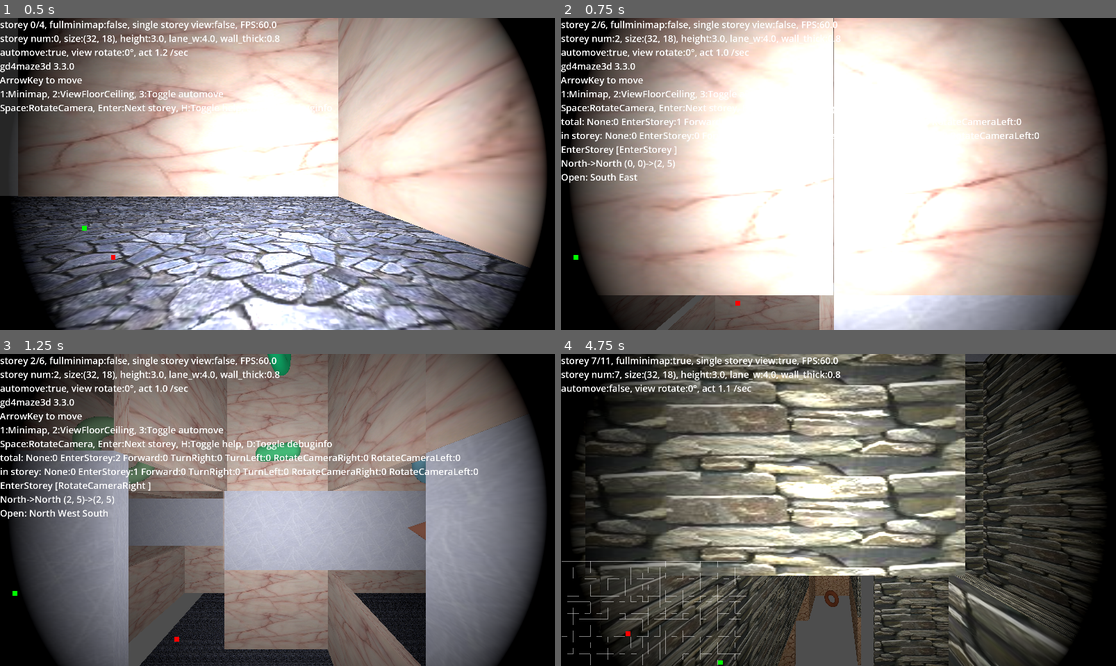
Above: before the commit, frames 1-4 (two rows, left to right).
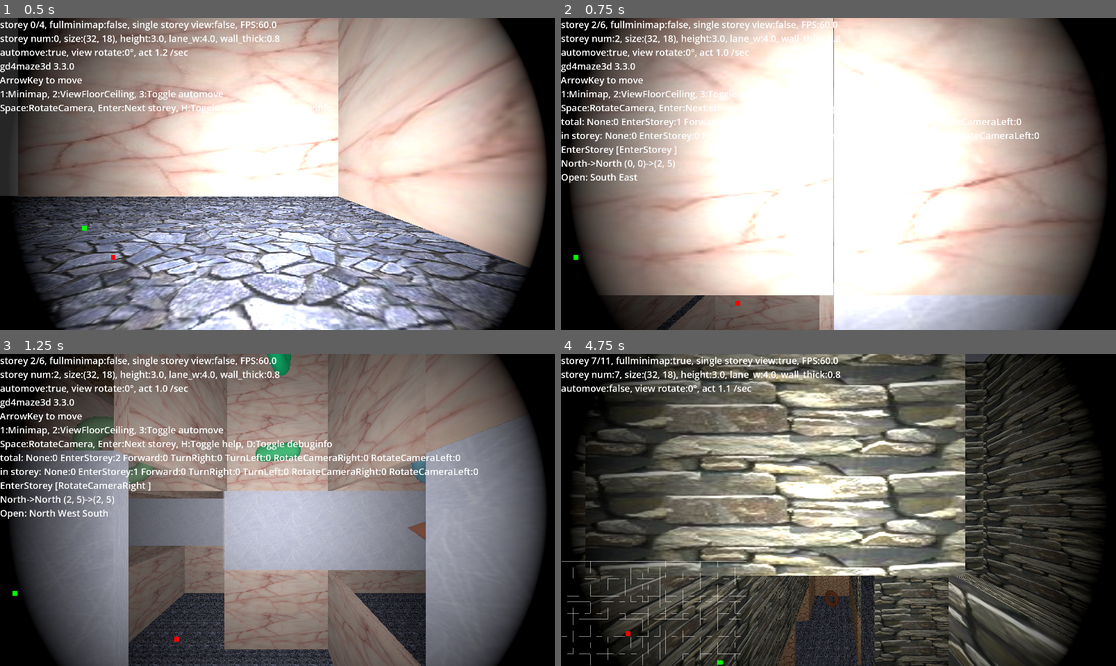
Above: after the commit, the same moments.

Repository: kasworld/gd4maze3d
Game: Godot game, scene res://main.tscn
The game is run twice, just before and just after one commit, with the same random seed, the same clock (stepped at 60 frames per second) and the same inputs.
Inputs (mouse positions are in pixels of both pictures, inside the frame that each line leads up to):
- Up to frame 1 (0.5 s): no input
- Up to frame 2 (0.75 s): tap Enter at 0.5, 0.6 s; move the mouse to (960, 158) at 0.52 s; hold D from 0.53 s (still down); click (960, 158) at 0.67 s
- Up to frame 3 (1.25 s): keep holding D; tap Space at 0.77 s
- Up to frame 4 (4.75 s): move the mouse to (727, 525) at 1.27 s; release D at 1.28 s; hold Down 1.28-2.03 s; tap Enter at 1.35, 2.3, 3.05, 3.8, 4.55 s; tap Space at 1.52, 3.02, 3.77, 4.52 s; move the mouse to (894, 441) at 2.02 s; hold D 2.03-2.78 s; tap 1 at 2.1 s; move the mouse to (810, 572) at 2.77 s; hold Up 2.78-3.53 s; tap 2 at 2.85 s; click (810, 572) at 2.92 s; move the mouse to (1005, 556) at 3.52 s; hold Left from 3.53 s (still down); tap 3 at 3.6 s; move the mouse to (672, 463) at 4.27 s; tap H at 4.35 s

Frame 1 is identical in both runs. In frame 2, 0.2% of the frame differs, in the area x 17-26%, y 88-100%; in frame 3, 3.1%, in the area x 15-77%, y 0-100%; in frame 4, 2.4%.

Commit message:
fix floor,ceiling y pos

Diff:
--- a/main.gd
+++ b/main.gd
@@ -116,8 +116,6 @@
 
 	for i in storey_list.size():
 		storey_list[i].view_floor_ceiling(false,false)
-	$Floor.position.y = -storey_h * cur_storey_index
-	$Ceiling.position.y = storey_h * (storey_list.size()-cur_storey_index)
 
 	var cur_storey = get_cur_storey()
 	if minimap != null:
